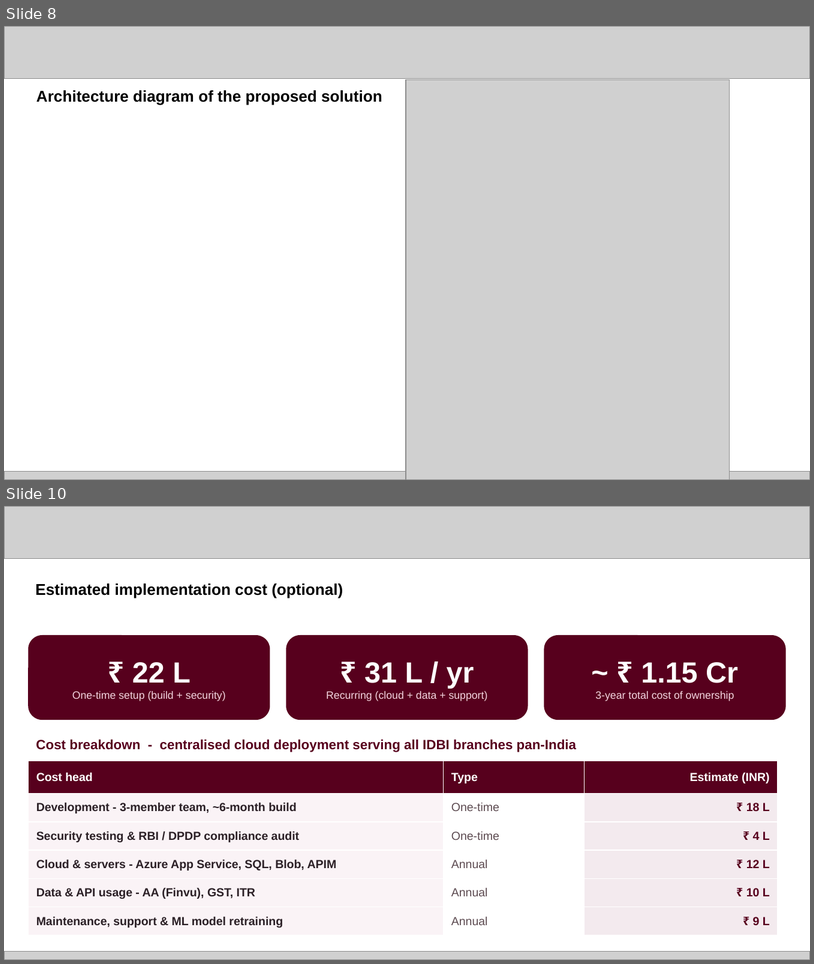
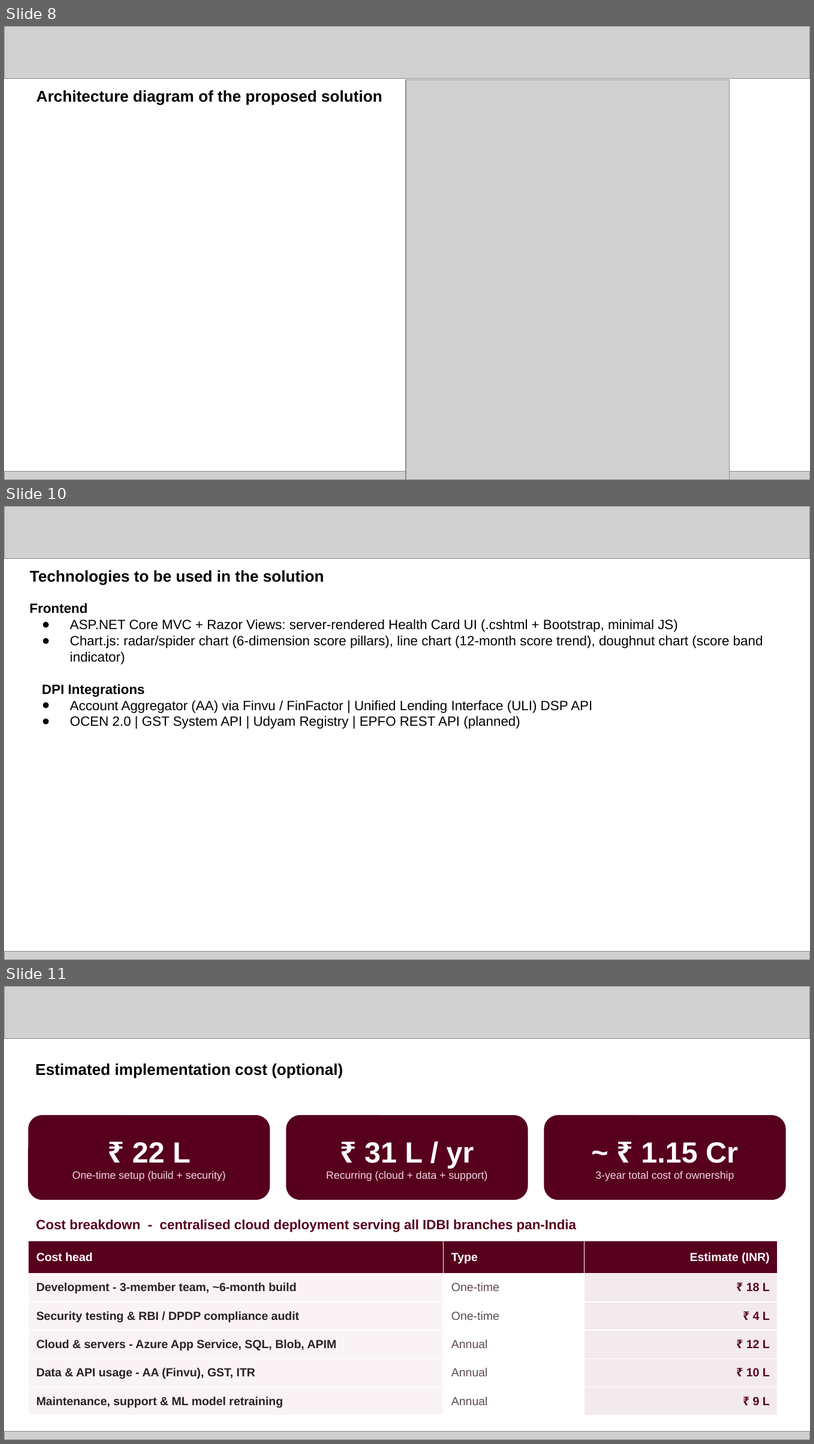
Before and after one commit to abhinavmukwane/FinRiskLensAI, a slide deck: Doc/Prototype Submission Deck _ IDBI Innovate.pptx. Shown one above the other, each under a label of ours: slides 8 and 10 before the commit, slides 8, 10 and 11 after it; the slides between them are not shown. The pictures are 814x964 and 814x1444 pixels, drawn with LibreOffice and Linux fonts; fonts in the diff are those of the drawing; grey boxes stand for pictures. Boxes give left, top, right and bottom in pixels: in the first picture for what was removed or moved away, otherwise in the second. Text is boxed around its words. In the diff, an @@ line names an element or a change of style, - is before the commit and + after.

Commit message:
#Updated The PPT

```diff
--- a/Doc/Prototype Submission Deck _ IDBI Innovate.pptx
+++ b/Doc/Prototype Submission Deck _ IDBI Innovate.pptx
@@ slide 10 added at <box>4,506,810,960</box>, background #FFFFFF @@
@@ picture added at <box>4,506,810,558</box> @@
@@ text added at <box>30,570,324,585</box>, 14 pt, text #000000, bold @@
+Technologies to be used in the solution
@@ text added at <box>30,603,764,729</box>, 12 pt, text #000000 @@
+Frontend
+● ASP.NET Core MVC + Razor Views: server-rendered Health Card UI (.cshtml + Bootstrap, minimal JS)
+● Chart.js: radar/spider chart (6-dimension score pillars), line chart (12-month score trend), doughnut chart (score band indicator)
+DPI Integrations
+● Account Aggregator (AA) via Finvu / FinFactor | Unified Lending Interface (ULI) DSP API
+● OCEN 2.0 | GST System API | Udyam Registry | EPFO REST API (planned)
@@ picture added at <box>4,951,810,960</box> @@
@@ what was slide 10 is now slide 11 @@
```
Also in this commit, not shown: 1 slide changed.
